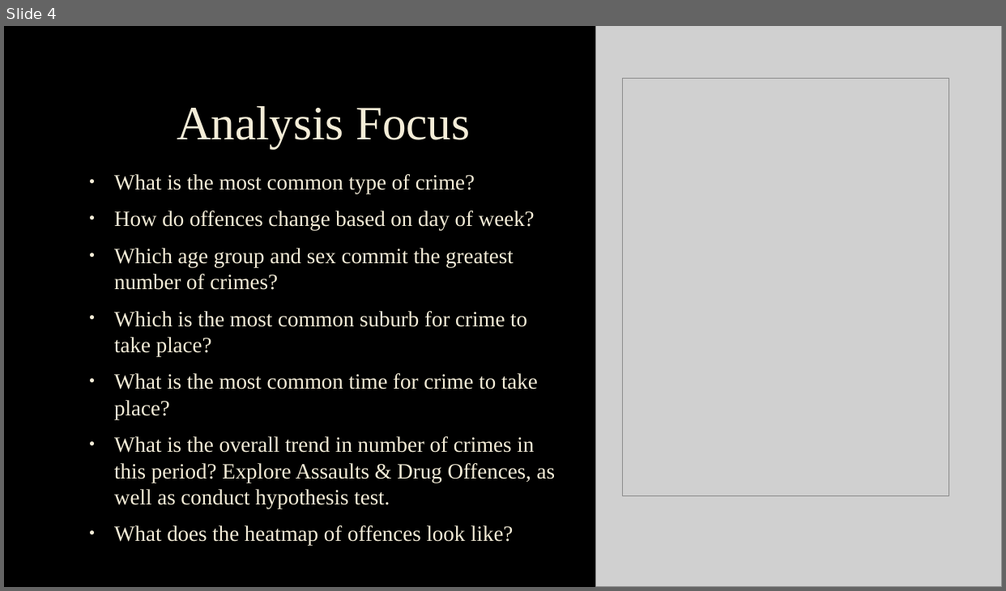
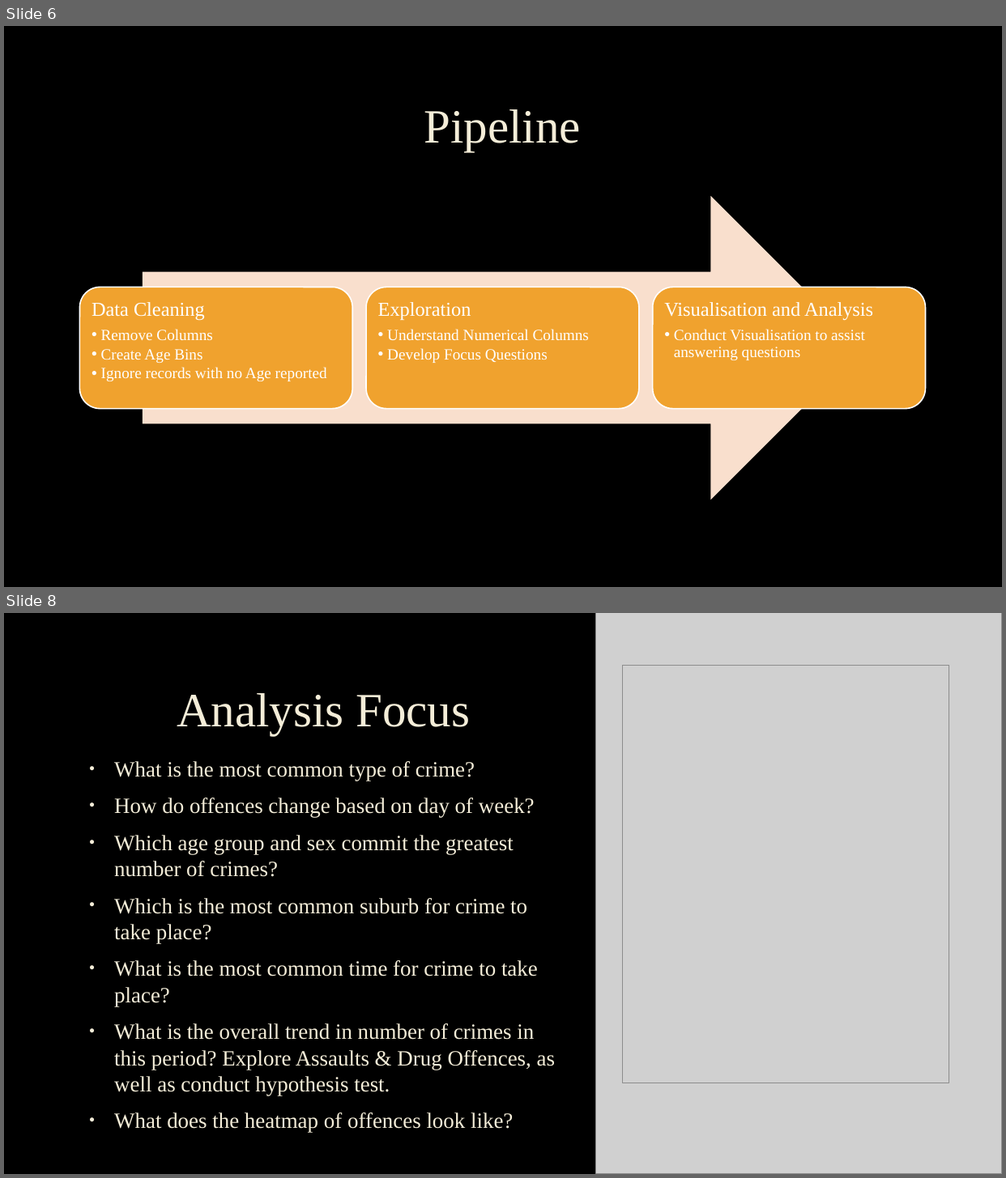
Before and after one commit to sebgiunta/IOD_Mini_Project_1_crimedata, a slide deck: IOD - Mini Project 1 - Slides.pptx. Shown one above the other, each under a label of ours: slide 4 before the commit, slides 6 and 8 after it; the slides between them are not shown. The pictures are 1006x591 and 1006x1178 pixels, drawn with LibreOffice and Linux fonts; fonts in the diff are those of the drawing; grey boxes stand for pictures; background and template pictures are left out. Boxes give left, top, right and bottom in pixels: in the first picture for what was removed or moved away, otherwise in the second. Text is boxed around its words. In the diff, an @@ line names an element or a change of style, - is before the commit and + after.

```diff
--- a/IOD - Mini Project 1 - Slides.pptx
+++ b/IOD - Mini Project 1 - Slides.pptx
@@ slide 6 added at (x1=4, y1=26, x2=1002, y2=587), background picture (left out) @@
@@ title added at (x1=424, y1=109, x2=581, y2=152), 46 pt, text #F4EDD8 @@
+Pipeline
@@ group added at (x1=79, y1=196, x2=926, y2=500): 3 rounded rectangles, 3 texts, 1 right arrow @@
+Data Cleaning
+  • Remove Columns
+  • Create Age Bins
+  • Ignore records with no Age reported
+Exploration
+  • Understand Numerical Columns
+  • Develop Focus Questions
+Visualisation and Analysis
+  • Conduct Visualisation to assist answering questions
@@ what was slide 4 is now slide 8 @@
```
Also in this commit, not shown: 3 slides changed, 4 other slides added.
